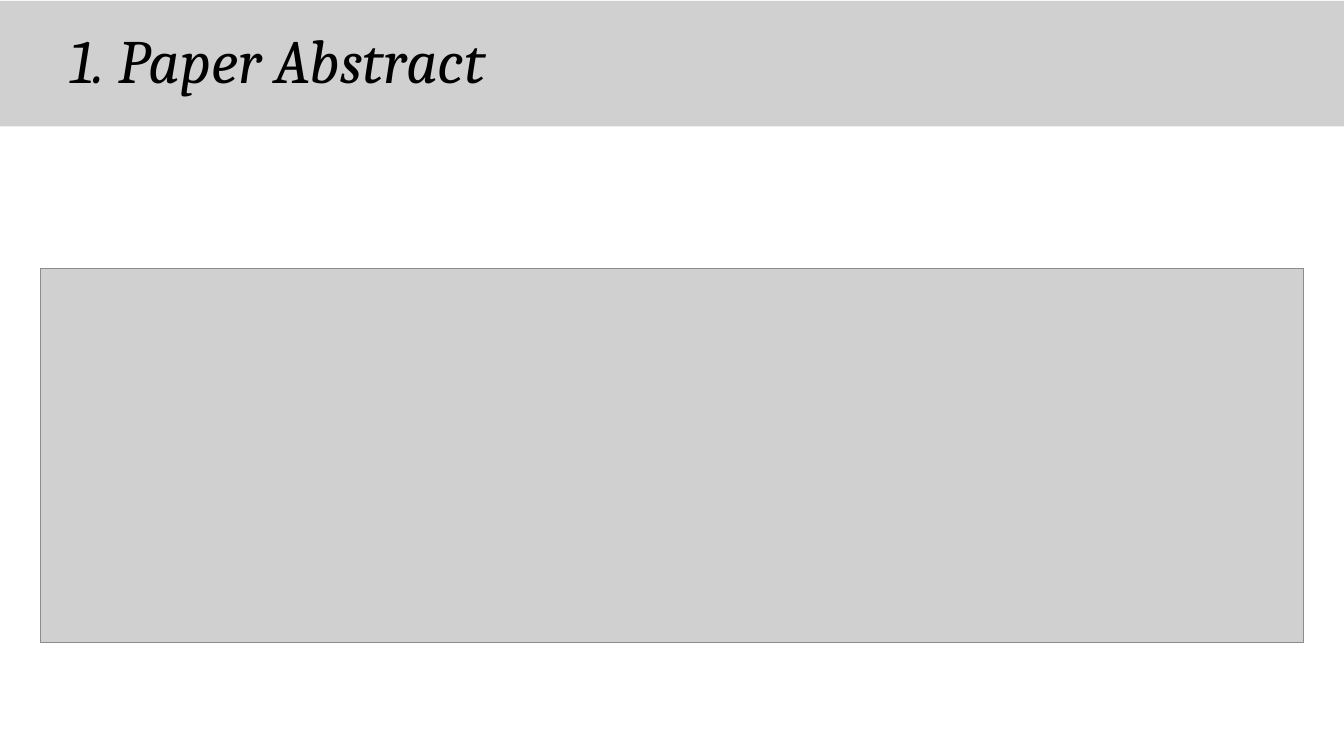
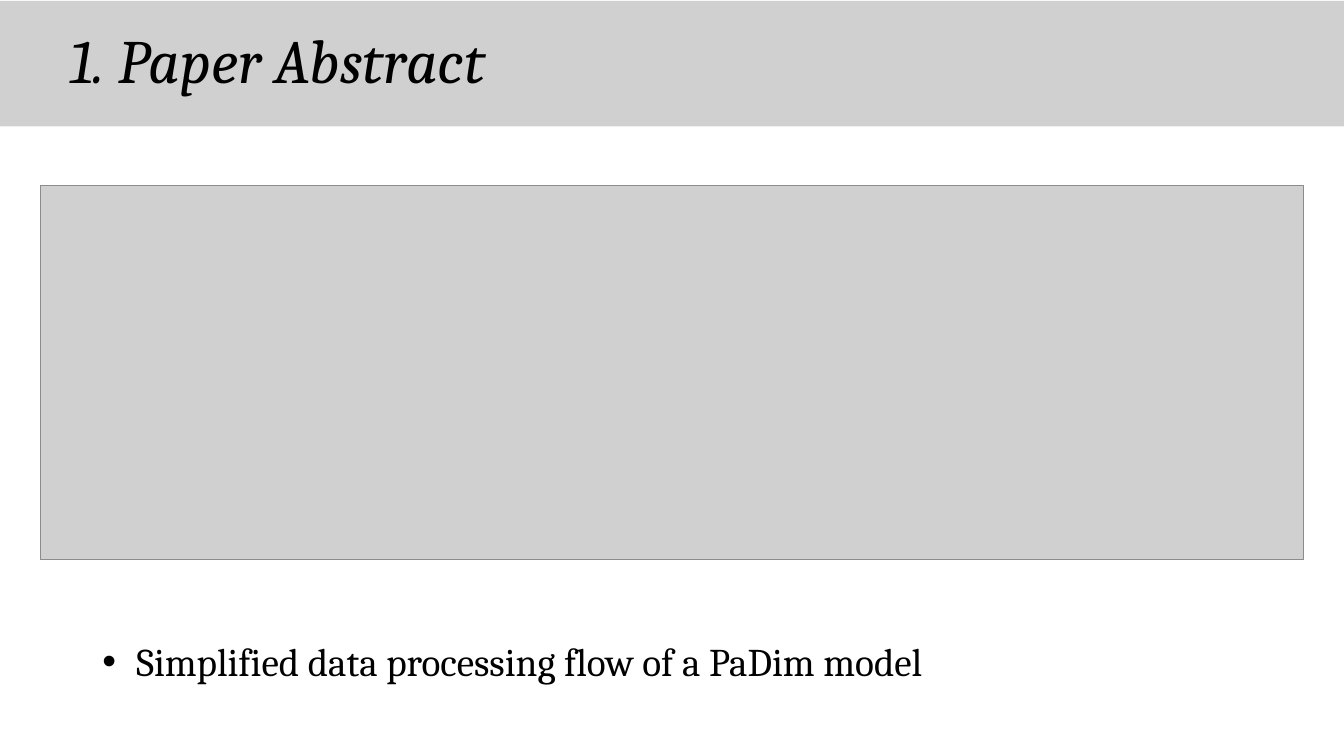
Before and after one commit to chroion/paper-review, a slide deck: slide 6 of Patch Distribution Modeling Framework for Anomaly Detection and Localization/Patch Distribution Modeling Framework for Anomaly Detection and Localization(eng).pptx. Drawn at 1344x756 pixels with LibreOffice and Linux fonts; fonts in the diff are those of the drawing; grey boxes stand for pictures. Boxes give left, top, right and bottom in pixels: in the first picture for what was removed or moved away, otherwise in the second. Text is boxed around its words. In the diff, an @@ line names an element or a change of style, - is before the commit and + after.

```diff
--- a/Patch Distribution Modeling Framework for Anomaly Detection and Localization/Patch Distribution Modeling Framework for Anomaly Detection and Localization(eng).pptx
+++ b/Patch Distribution Modeling Framework for Anomaly Detection and Localization/Patch Distribution Modeling Framework for Anomaly Detection and Localization(eng).pptx
@@ picture: place and size @@
-picture at [40,269,1304,643]
+picture at [40,186,1304,560]
@@ text added at [136,648,922,685], 28 pt, text #000000 @@
+• Simplified data processing flow of a PaDim model
```
Also in this commit, not shown: 1 other slide changed, 1 slide added.
